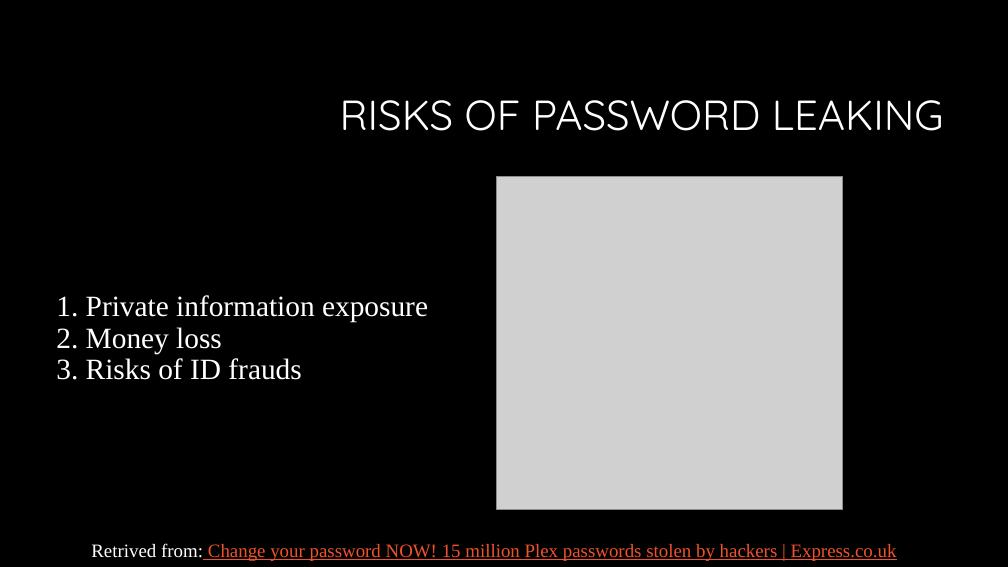
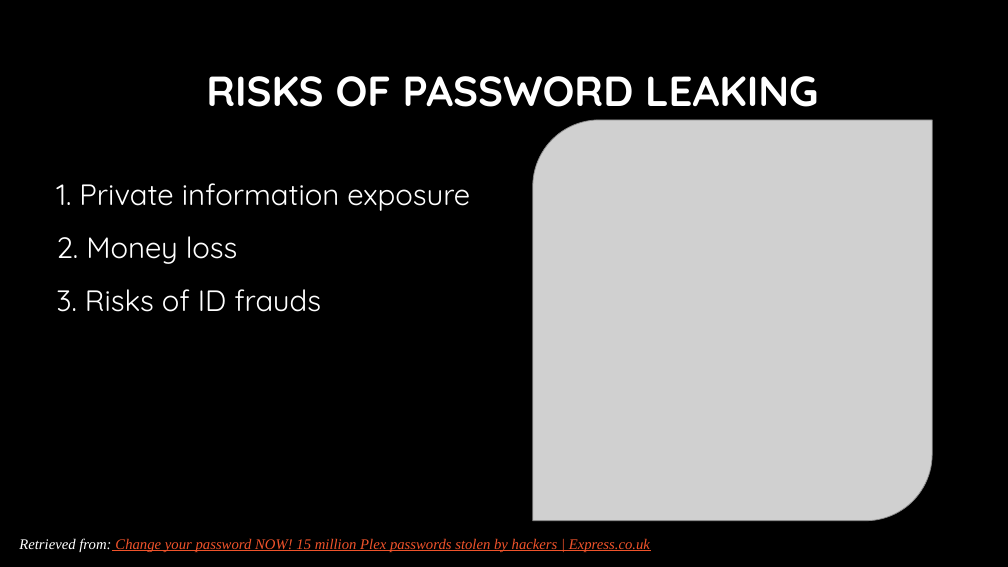
Before and after one commit to Steven-lei/Password-Generator, a slide deck: slide 9 of document/Presentation Password Generator.pptx (slide 8 before the commit). Drawn at 1008x567 pixels with LibreOffice and Linux fonts; fonts in the diff are those of the drawing; grey boxes stand for pictures; background and template pictures are left out. Boxes give left, top, right and bottom in pixels: in the first picture for what was removed or moved away, otherwise in the second. Text is boxed around its words. In the diff, an @@ line names an element or a change of style, - is before the commit and + after.

```diff
--- a/document/Presentation Password Generator.pptx
+++ b/document/Presentation Password Generator.pptx
@@ title "RISKS OF PASSWORD LEAKING": place and size @@
-title "RISKS OF PASSWORD LEAKING" at box(340, 100, 944, 131)
+title "RISKS OF PASSWORD LEAKING" at box(206, 76, 818, 107)
@@ title "RISKS OF PASSWORD LEAKING" at box(206, 76, 818, 107): bold on; alignment right to left @@
@@ text "1. Private information exposure": place and size @@
-text "1. Private information exposure" at box(56, 295, 428, 380)
+text "1. Private information exposure" at box(56, 183, 470, 312)
@@ text "1. Private information exposure" at box(56, 183, 470, 312): font Times New Roman to Quicksand; line spacing 0.9 to 1.5 @@
@@ picture: place and size @@
-picture at box(496, 177, 843, 510)
+picture at box(533, 120, 932, 521)
@@ text at box(19, 538, 650, 552): text changed; size 18 to 14 pt; italic on @@
-Retrived from: Change your password NOW! 15 million Plex passwords stolen by hackers | Express.co.uk
+Retrieved from: Change your password NOW! 15 million Plex passwords stolen by hackers | Express.co.uk
```
Also in this commit, not shown: 12 other slides changed, 1 slide added.
